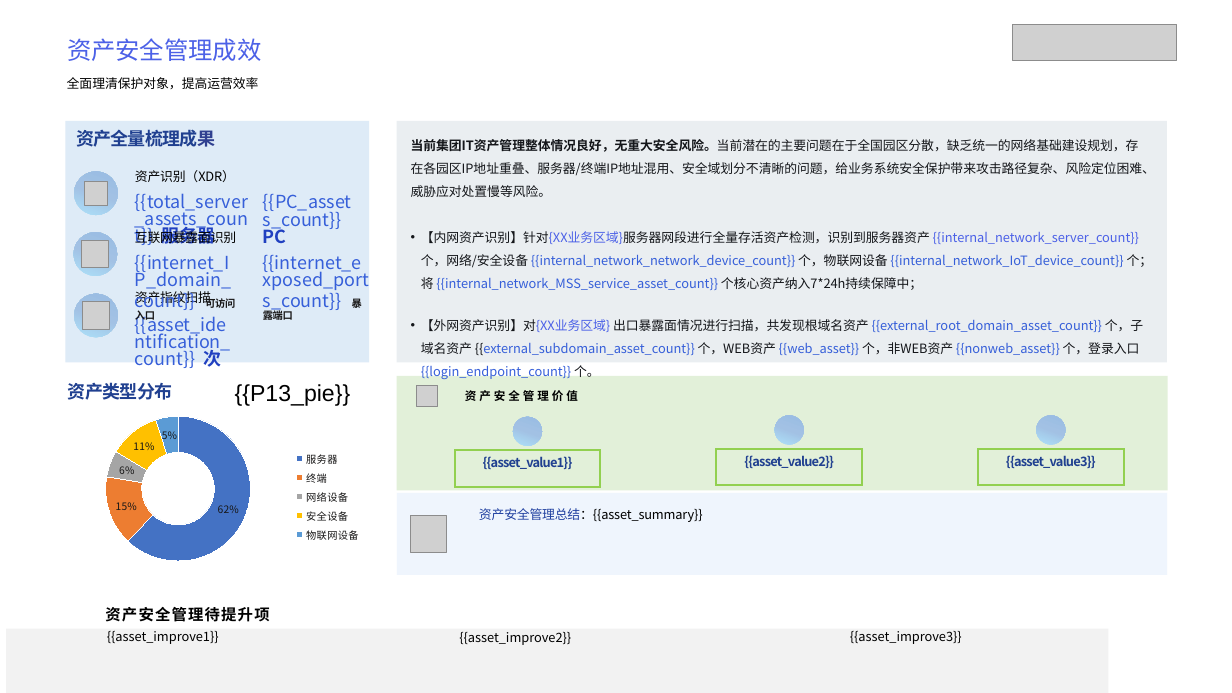
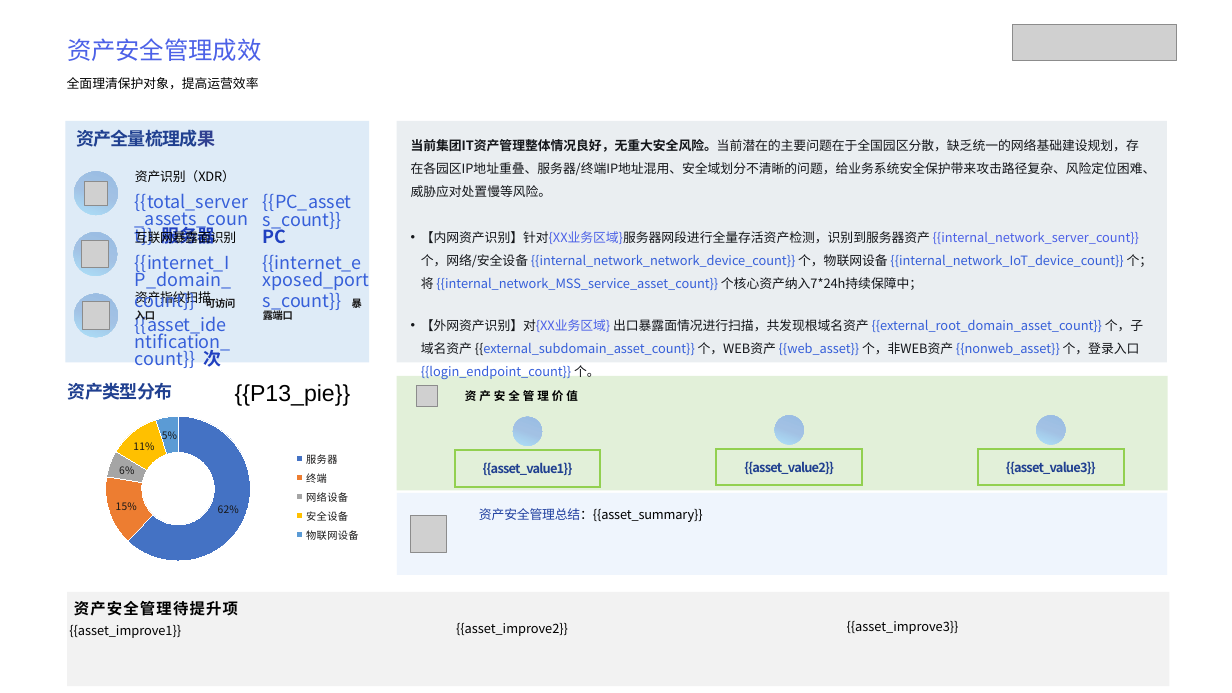
Before and after one commit to Xupai2022/report-generation, a slide deck: slide 13 of mss_ai_ppt_sample_assets/backend/data/templates/经典模板.pptx. Drawn at 1232x693 pixels with LibreOffice and Linux fonts; fonts in the diff are those of the drawing; grey boxes stand for pictures; background and template pictures are left out. Boxes give left, top, right and bottom in pixels: in the first picture for what was removed or moved away, otherwise in the second. Text is boxed around its words. In the diff, an @@ line names an element or a change of style, - is before the commit and + after.

```diff
--- a/mss_ai_ppt_sample_assets/backend/data/templates/经典模板.pptx
+++ b/mss_ai_ppt_sample_assets/backend/data/templates/经典模板.pptx
@@ vertical alignment top to middle in 3 elements at (x1=716, y1=449, x2=861, y2=485), (x1=979, y1=449, x2=1124, y2=485), (x1=455, y1=450, x2=600, y2=486) @@
@@ rectangle resized from (x1=6, y1=628, x2=1109, y2=693) to (x1=67, y1=592, x2=1170, y2=686) @@
@@ text "资产安全管理待提升项" moved from (x1=105, y1=607, x2=269, y2=622) to (x1=74, y1=601, x2=238, y2=616) @@
@@ text "{{asset_improve1}}" moved from (x1=107, y1=631, x2=219, y2=644) to (x1=69, y1=625, x2=181, y2=638) @@
@@ text "{{asset_improve2}}" moved from (x1=459, y1=632, x2=571, y2=645) to (x1=456, y1=623, x2=568, y2=636) @@
@@ text "{{asset_improve3}}" moved from (x1=850, y1=631, x2=962, y2=644) to (x1=847, y1=621, x2=959, y2=634) @@
```
Also in this commit, not shown: 2 other slides changed, 16 other files.
